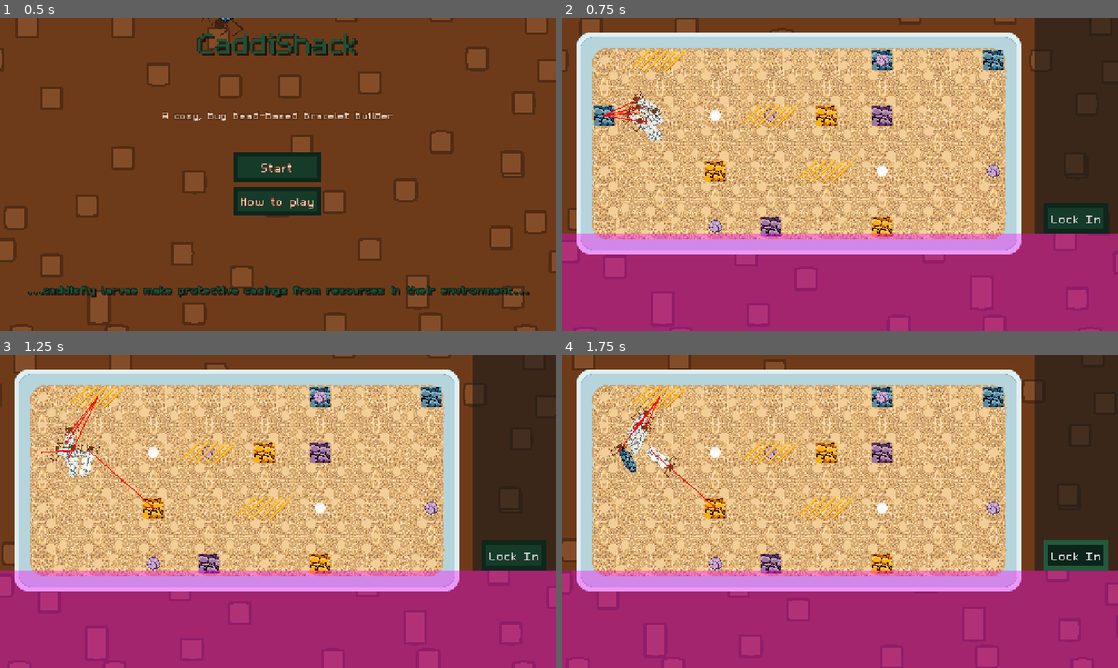
Above: before the commit, frames 1-4 (two rows, left to right).
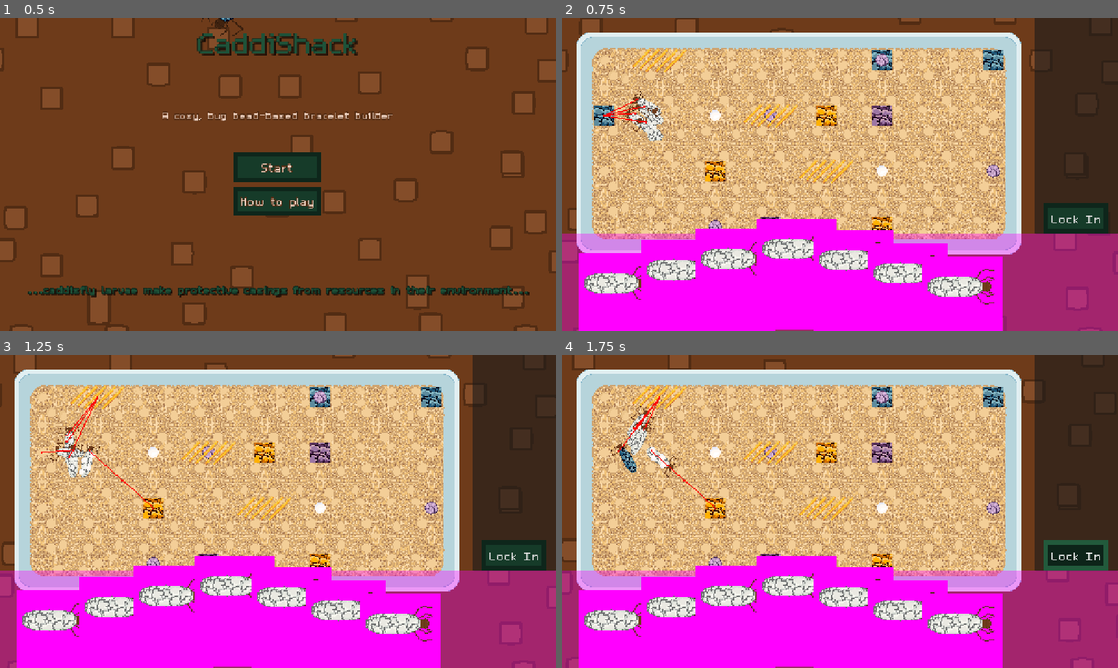
Above: after the commit, the same moments.

Repository: Splashy-Inc/caddishack
Game: Godot game, scene res://SCENES/screen_manager.tscn
Same seed, same stepped clock (60 frames per second), same inputs: the game is played once before the commit and once after it. The engine's default icon, where the game draws it, is replaced by a stand-in: a white triangle on a blue panel in a dark square.
Inputs:
- Up to frame 1 (0.5 s): no input
- Up to frame 2 (0.75 s): click "Start" at 0.5 s
- Up to frame 3 (1.25 s): no input
- Up to frame 4 (1.75 s): click "Lock In" at 1.25 s

Frame 1 is identical in both runs. In frame 2, 23% of the frame differs, in the area x 3-80%, y 64-100%; in frame 3, 23%; in frame 4, 23%.

Commit message:
Initial interactive cards

Diff:
--- /dev/null
+++ b/SCENES/LARVAE/larva_card.tscn
@@ -0,0 +1,32 @@
+[gd_scene format=3 uid="uid://cue2ptvqn6f3r"]
+
+[ext_resource type="PackedScene" uid="uid://bavo2v0il8e4" path="res://SCENES/TERRARIUM/larva.tscn" id="1_4xgy5"]
+[ext_resource type="Script" uid="uid://bbdunfyudqd3d" path="res://SCRIPTS/LARVAE/larva_card.gd" id="1_icnma"]
+
+[sub_resource type="PlaceholderTexture2D" id="PlaceholderTexture2D_3wmsx"]
+size = Vector2(184, 256)
+
+[sub_resource type="RectangleShape2D" id="RectangleShape2D_wnpqk"]
+size = Vector2(184, 256)
+
+[node name="LarvaCard" type="Node2D" unique_id=1227121871]
+script = ExtResource("1_icnma")
+
+[node name="Sprite2D" type="Sprite2D" parent="." unique_id=642097255]
+texture = SubResource("PlaceholderTexture2D_3wmsx")
+
+[node name="Larva" parent="." unique_id=1438854672 instance=ExtResource("1_4xgy5")]
+process_mode = 4
+z_index = 0
+position = Vector2(46, -60)
+rotation = 1.5707964
+scale = Vector2(1, 1)
+
+[node name="ClickableArea" type="Area2D" parent="." unique_id=1641301708]
+collision_layer = 8
+collision_mask = 0
+
+[node name="CollisionShape2D" type="CollisionShape2D" parent="ClickableArea" unique_id=1075871762]
+shape = SubResource("RectangleShape2D_wnpqk")
+
+[connection signal="input_event" from="ClickableArea" to="." method="_on_clickable_area_input_event"]
--- a/SCENES/TERRARIUM/larva.tscn
+++ b/SCENES/TERRARIUM/larva.tscn
@@ -1,7 +1,6 @@
 [gd_scene format=3 uid="uid://bavo2v0il8e4"]
 
 [ext_resource type="Script" uid="uid://cu3ihax16o6sw" path="res://SCRIPTS/TERRARIUM/larva.gd" id="1_rm28v"]
-[ext_resource type="Script" uid="uid://dm2mg7gpxt3m6" path="res://RESOURCES/egg_material_info.gd" id="2_jj2xk"]
 [ext_resource type="Texture2D" uid="uid://cw0mol22xbie8" path="res://ASSETS/Art/TERRARIUM/BugBody.png" id="3_m8k0v"]
 [ext_resource type="Texture2D" uid="uid://bg5kyvt6hx1ma" path="res://ASSETS/Art/TERRARIUM/BugBody_Goed.png" id="4_34tmi"]
 [ext_resource type="Texture2D" uid="uid://h2fkldbyktc3" path="res://ASSETS/Art/TERRARIUM/BugBody_Special.png" id="5_ddlee"]
@@ -10,9 +9,6 @@
 [ext_resource type="Script" uid="uid://cy8jm1sqi6nnc" path="res://RESOURCES/sand_material_info.gd" id="8_sxk8d"]
 [ext_resource type="Script" uid="uid://cf1jruerb1t6o" path="res://RESOURCES/bead_info.gd" id="9_566sv"]
 [ext_resource type="Script" uid="uid://cm33vxylxpkwp" path="res://RESOURCES/special_material_info.gd" id="10_4ycns"]
-
-[sub_resource type="Resource" id="Resource_78r23"]
-script = ExtResource("2_jj2xk")
 
 [sub_resource type="SpriteFrames" id="SpriteFrames_bisof"]
 animations = [{
@@ -380,26 +376,25 @@
 [sub_resource type="ViewportTexture" id="ViewportTexture_33qiq"]
 viewport_path = NodePath("BeadView")
 
+[sub_resource type="Resource" id="Resource_x1i4c"]
+resource_local_to_scene = true
+script = ExtResource("8_sxk8d")
+
 [sub_resource type="Resource" id="Resource_rm28v"]
 resource_local_to_scene = true
-script = ExtResource("8_sxk8d")
+script = ExtResource("10_4ycns")
 
 [sub_resource type="Resource" id="Resource_jj2xk"]
 resource_local_to_scene = true
-script = ExtResource("10_4ycns")
-
-[sub_resource type="Resource" id="Resource_m8k0v"]
-resource_local_to_scene = true
 script = ExtResource("9_566sv")
-sand = SubResource("Resource_rm28v")
-special = SubResource("Resource_jj2xk")
-
-[node name="Caddisfly" type="CharacterBody2D" unique_id=1438854672 node_paths=PackedStringArray("bead") groups=["larvae"]]
+sand = SubResource("Resource_x1i4c")
+special = SubResource("Resource_rm28v")
+
+[node name="Larva" type="CharacterBody2D" unique_id=1438854672 node_paths=PackedStringArray("bead") groups=["larvae"]]
 z_index = 2
 scale = Vector2(0.5, 0.5)
 collision_layer = 2
 script = ExtResource("1_rm28v")
-egg_info = SubResource("Resource_78r23")
 bead = NodePath("BeadView/Bead")
 
 [node name="BugBody" type="AnimatedSprite2D" parent="." unique_id=885554364]
--- a/SCENES/TERRARIUM/terrarium_station.tscn
+++ b/SCENES/TERRARIUM/terrarium_station.tscn
@@ -9,6 +9,7 @@
 [ext_resource type="StyleBox" uid="uid://b4ohcrep4kgqi" path="res://RESOURCES/button_box_hover.tres" id="7_yxfdh"]
 [ext_resource type="Script" uid="uid://cm33vxylxpkwp" path="res://RESOURCES/special_material_info.gd" id="8_04exf"]
 [ext_resource type="Script" uid="uid://qiyyftxmq7nx" path="res://RESOURCES/terrarium_info.gd" id="9_s7cx1"]
+[ext_resource type="PackedScene" uid="uid://cue2ptvqn6f3r" path="res://SCENES/LARVAE/larva_card.tscn" id="10_ll8qw"]
 
 [sub_resource type="Resource" id="Resource_d1wso"]
 script = ExtResource("7_ll8qw")
@@ -137,3 +138,27 @@
 texture = SubResource("PlaceholderTexture2D_bnkvk")
 region_enabled = true
 region_rect = Rect2(0, 0, 1280, 224)
+
+[node name="Hand" type="Node2D" parent="PlayScreen/CardSection" unique_id=950258879]
+position = Vector2(-96, -22)
+
+[node name="LarvaCard" parent="PlayScreen/CardSection/Hand" unique_id=1227121871 instance=ExtResource("10_ll8qw")]
+position = Vector2(-415, 85)
+
+[node name="LarvaCard2" parent="PlayScreen/CardSection/Hand" unique_id=1500410228 instance=ExtResource("10_ll8qw")]
+position = Vector2(-271, 54)
+
+[node name="LarvaCard3" parent="PlayScreen/CardSection/Hand" unique_id=1394797297 instance=ExtResource("10_ll8qw")]
+position = Vector2(-145, 29)
+
+[node name="LarvaCard4" parent="PlayScreen/CardSection/Hand" unique_id=113522985 instance=ExtResource("10_ll8qw")]
+position = Vector2(-4, 5)
+
+[node name="LarvaCard5" parent="PlayScreen/CardSection/Hand" unique_id=1420833387 instance=ExtResource("10_ll8qw")]
+position = Vector2(126, 30)
+
+[node name="LarvaCard6" parent="PlayScreen/CardSection/Hand" unique_id=707690389 instance=ExtResource("10_ll8qw")]
+position = Vector2(250, 60)
+
+[node name="LarvaCard7" parent="PlayScreen/CardSection/Hand" unique_id=205862127 instance=ExtResource("10_ll8qw")]
+position = Vector2(377, 91)
--- /dev/null
+++ b/SCRIPTS/LARVAE/larva_card.gd
@@ -0,0 +1,24 @@
+extends Node2D
+
+var grabbed := false
+var original_position : Vector2
+
+# Called when the node enters the scene tree for the first time.
+func _ready() -> void:
+	original_position = global_position
+
+# Called every frame. 'delta' is the elapsed time since the previous frame.
+func _process(delta: float) -> void:
+	if grabbed:
+		global_position = get_viewport().get_mouse_position()
+
+func _on_clickable_area_input_event(viewport: Node, event: InputEvent, shape_idx: int) -> void:
+	if event is InputEventMouse and event.is_pressed():
+		if event.button_index == MOUSE_BUTTON_LEFT:
+			grabbed = true
+
+func _input(event: InputEvent) -> void:
+	if event is InputEventMouseButton and event.is_released():
+		if event.button_index == MOUSE_BUTTON_LEFT:
+			grabbed = false
+			global_position = original_position
--- a/SCRIPTS/MATERIALS/egg_material.gd
+++ b/SCRIPTS/MATERIALS/egg_material.gd
@@ -29,8 +29,8 @@
 		queue_free()
 
 func spawn_larva():
-	var new_larva := Globals.generate_larva()
-	new_larva.initialize(info)
+	var new_larva := Larva.new()
+	new_larva.initialize()
 	is_hatched = true
 	top.apply_impulse(Vector2.UP * SPEED)
 	bottom.apply_impulse(Vector2.DOWN * SPEED)
--- a/SCRIPTS/TERRARIUM/larva.gd
+++ b/SCRIPTS/TERRARIUM/larva.gd
@@ -2,14 +2,14 @@
 
 class_name Larva
 
-signal died(caddis_fly: Larva)
+signal died(larva: Larva)
 
 const SPEED = 100.0
 
 var speed_mod := 1.0
 var direction : Vector2
 
-@export var egg_info : EggMaterialInfo
+var larva_scene := preload("res://SCENES/TERRARIUM/larva.tscn")
 
 @export var bead : Bead
 
@@ -32,19 +32,19 @@
 	update_type()
 
 func _physics_process(delta: float) -> void:
-	target = _get_closest_target()
-	can_move = not (bead_completed or (animation_player.assigned_animation == "collect" and animation_player.is_playing()))
-	if can_move:
-		direction = _get_direction()
+		target = _get_closest_target()
+		can_move = not (bead_completed or (animation_player.assigned_animation == "collect" and animation_player.is_playing()))
+		if can_move:
+			direction = _get_direction()
 
-		if direction != Vector2.ZERO:
-			speed_mod = 1.0
-			animation_player.play("move")
-		else:
-			speed_mod = 0.0
-			animation_player.play("idle")
+			if direction != Vector2.ZERO:
+				speed_mod = 1.0
+				animation_player.play("move")
+			else:
+				speed_mod = 0.0
+				animation_player.play("idle")
 
-		navigation_agent.set_velocity(direction * SPEED * speed_mod)
+			navigation_agent.set_velocity(direction * SPEED * speed_mod)
 
 func die():
 	bead.position = Vector2.ZERO
@@ -80,13 +80,11 @@
 	bead_completed = true
 	animation_player.play("retract")
 
-func initialize(new_egg_info: EggMaterialInfo):
-	egg_info = new_egg_info
-	update_type()
+func initialize():
+	pass
 
 func update_type():
-	if bug_body:
-		bug_body.play(EggMaterialInfo.EggType.keys()[egg_info.type])
+	pass
 
 func _get_direction() -> Vector2:
 	var direction = Vector2.ZERO
--- a/SCRIPTS/globals.gd
+++ b/SCRIPTS/globals.gd
@@ -24,8 +24,6 @@
 	"jimmie": preload("res://SCENES/MATERIALS/jimmie_material.tscn"),
 	"egg": preload("res://SCENES/MATERIALS/egg_material.tscn"),
 }
-
-const larva_scene := preload("res://SCENES/TERRARIUM/larva.tscn")
 
 # Called when the node enters the scene tree for the first time.
 func _ready() -> void:
@@ -66,9 +64,6 @@
 	new_material.info = material_info
 	return new_material
 
-func generate_larva() -> Larva:
-	return larva_scene.instantiate()
-
 func reset_run():
 	run_info = load("res://RESOURCES/test_run.tres").duplicate(true)
 
--- a/project.godot
+++ b/project.godot
@@ -81,6 +81,7 @@
 2d_navigation/layer_1="Play Area"
 2d_physics/layer_2="larvae"
 2d_physics/layer_3="materials"
+2d_physics/layer_4="Cards"
 
 [physics]
 
Not shown: 1 places in SCENES/TERRARIUM/larva.tscn that only renumber resources
Not shown: 2 places in SCENES/TERRARIUM/terrarium_station.tscn that only renumber resources
Not shown, added: SCRIPTS/LARVAE/larva_card.gd.uid
